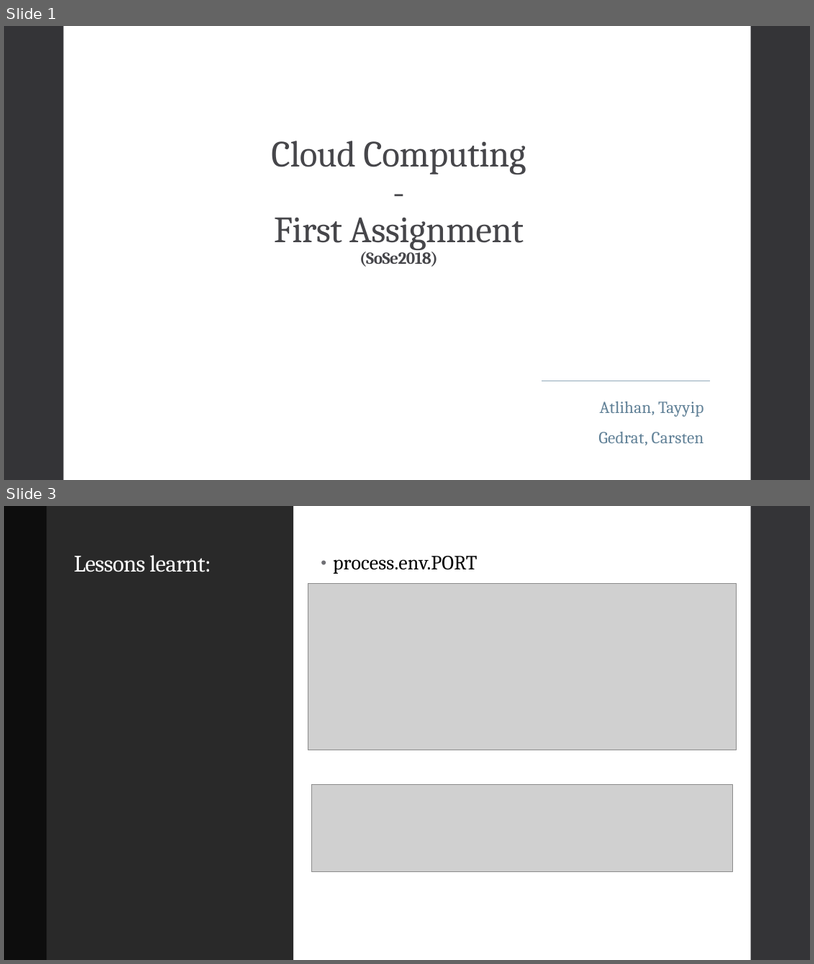
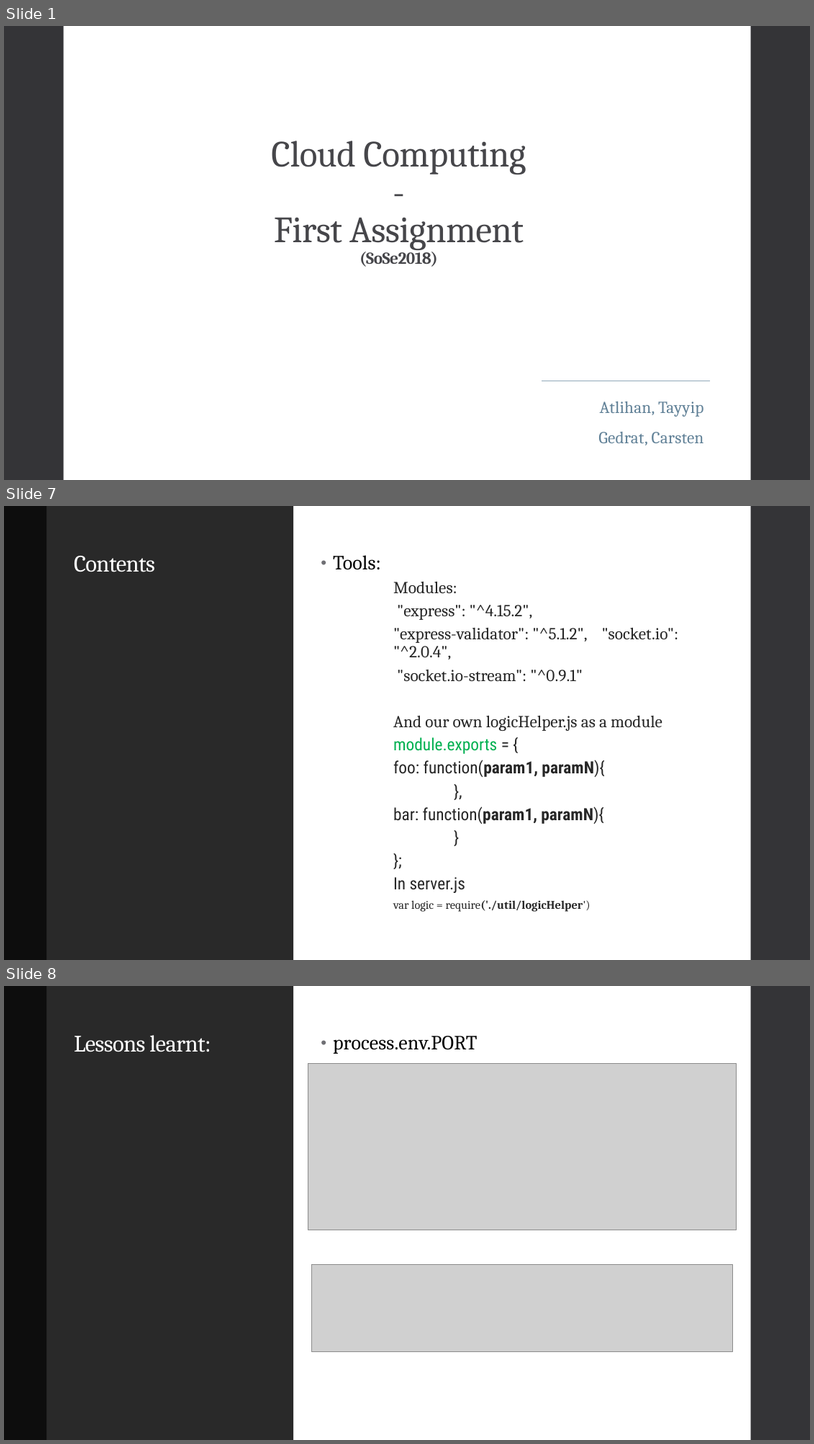
Before and after one commit to tayyip90/MoCoChat, a slide deck: Documentation/Powerpoint/PowerPoint1.pptx. Shown one above the other, each under a label of ours: slides 1 and 3 before the commit, slides 1, 7 and 8 after it; the slides between them are not shown. The pictures are 814x964 and 814x1444 pixels, drawn with LibreOffice and Linux fonts; fonts in the diff are those of the drawing; grey boxes stand for pictures. Boxes give left, top, right and bottom in pixels: in the first picture for what was removed or moved away, otherwise in the second. Text is boxed around its words. In the diff, an @@ line names an element or a change of style, - is before the commit and + after.

```diff
--- a/Documentation/Powerpoint/PowerPoint1.pptx
+++ b/Documentation/Powerpoint/PowerPoint1.pptx
@@ slide 7 added at bbox=[4, 506, 810, 960], background #FFFFFF; not listed: 1 template element that a slide beside it also shows @@
@@ rectangle added at bbox=[4, 506, 46, 960], fill #0D0D0D @@
@@ rectangle added at bbox=[46, 506, 293, 960], fill #292929 @@
@@ rectangle added at bbox=[293, 506, 751, 960], fill #FFFFFF @@
@@ title added at bbox=[74, 556, 155, 572], 28 pt, text #FFFFFF @@
+Contents
@@ text added at bbox=[333, 555, 679, 911], 20 pt, text #262626 @@
+• Tools:
+        Modules:
+        "express": "^4.15.2",
+        "express-validator": "^5.1.2", "socket.io": "^2.0.4",
+        "socket.io-stream": "^0.9.1"
+        And our own logicHelper.js as a module
+        module.exports = {
+        foo: function(param1, paramN){
+        },
+        bar: function(param1, paramN){
+        }
+        };
+        In server.js
+        var logic = require('./util/logicHelper')
@@ what was slide 3 is now slide 8 @@
```
Also in this commit, not shown: 2 slides changed, 5 other slides added, 8 other files.
